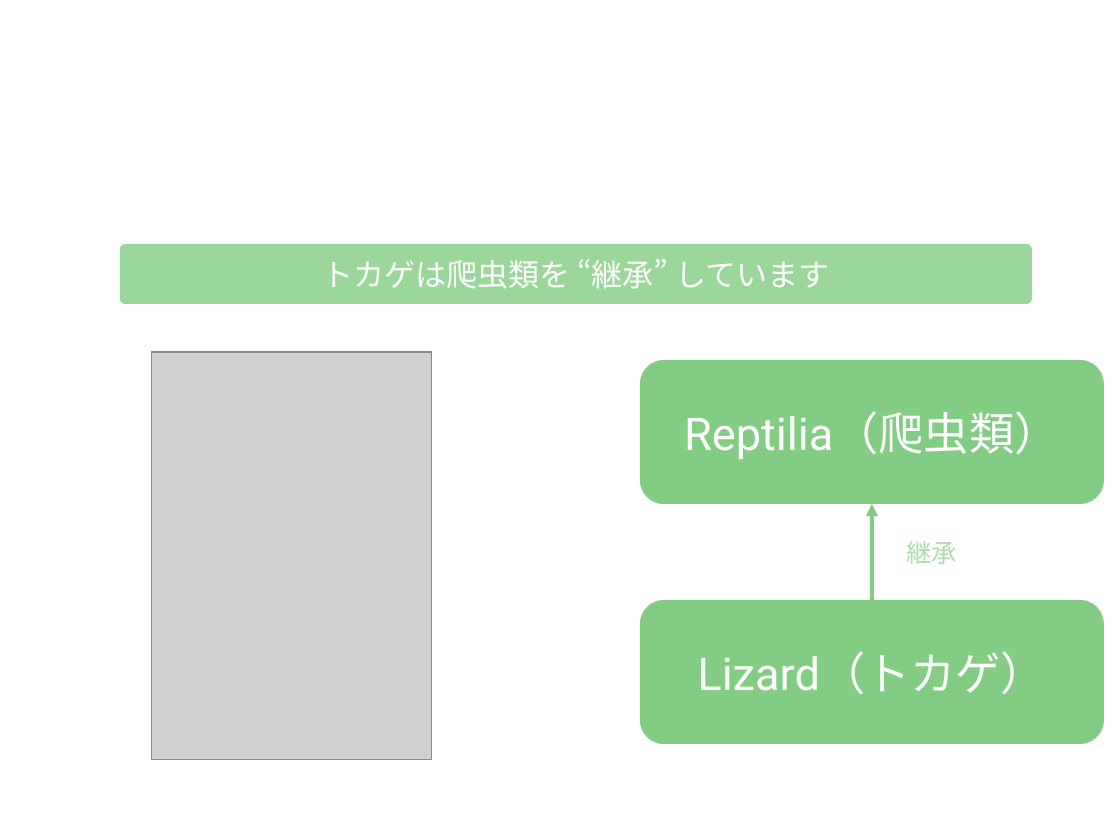
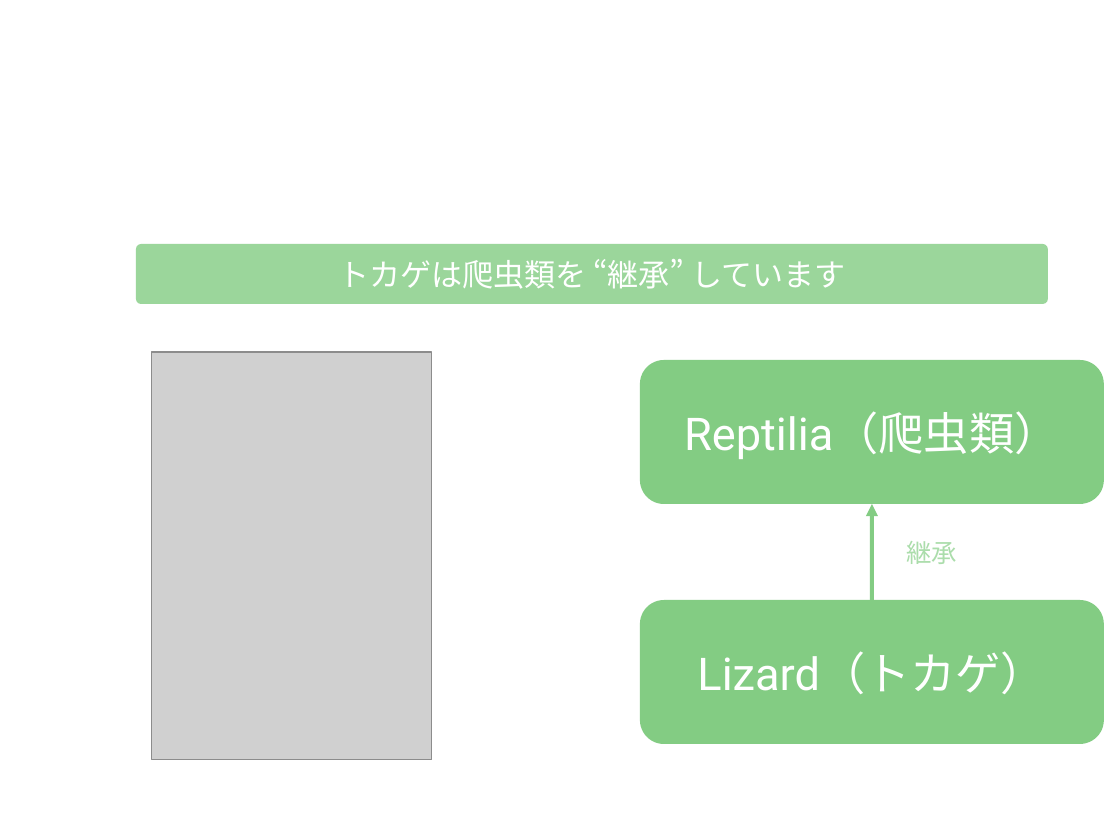
Before and after one commit to gramin-programming/kids-programming-resource, a slide deck: slide 15 of Java の抽象クラス・インタフェース・無名クラスを理解しよう.odp. Drawn at 1120x840 pixels with LibreOffice and Linux fonts; fonts in the diff are those of the drawing; grey boxes stand for pictures; background and template pictures are left out. Boxes give left, top, right and bottom in pixels: in the first picture for what was removed or moved away, otherwise in the second. Text is boxed around its words. In the diff, an @@ line names an element or a change of style, - is before the commit and + after.

```diff
--- a/Java の抽象クラス・インタフェース・無名クラスを理解しよう.odp
+++ b/Java の抽象クラス・インタフェース・無名クラスを理解しよう.odp
@@ rounded rectangle "トカゲは爬虫類を “継承” しています": place and size @@
-rounded rectangle "トカゲは爬虫類を “継承” しています" at (120,244,1033,304)
+rounded rectangle "トカゲは爬虫類を “継承” しています" at (136,244,1049,304)
```
Also in this commit, not shown: 30 other slides changed, 1 slide added, 1 other file.
